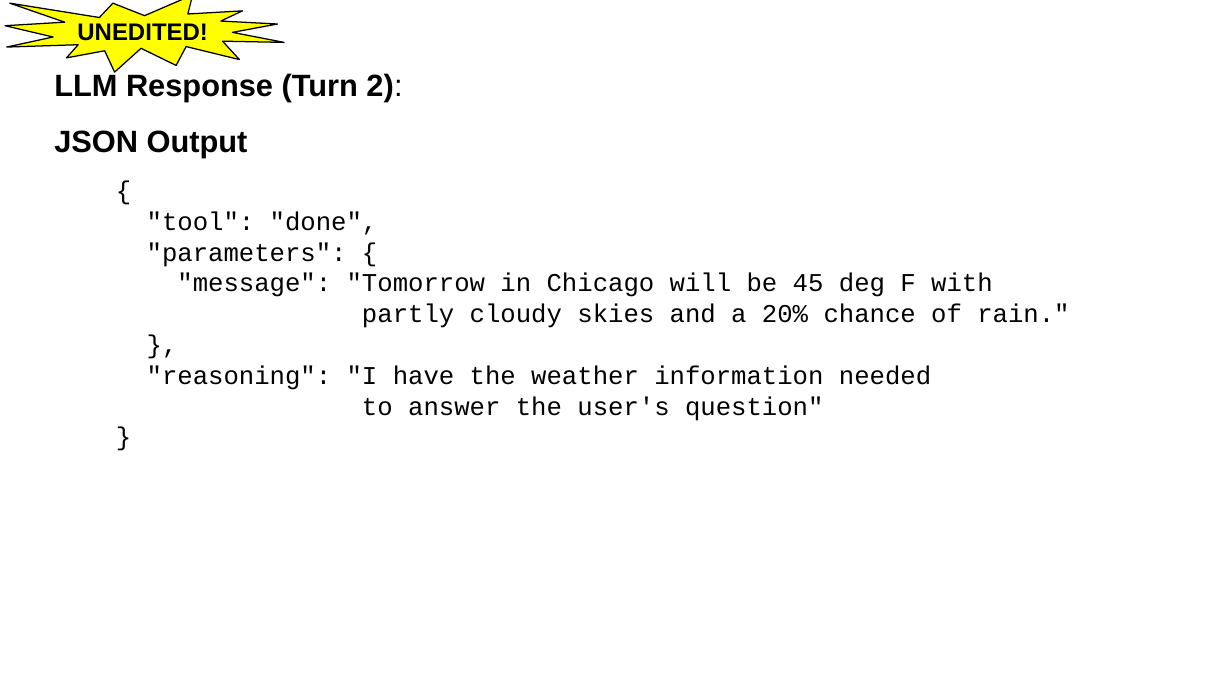
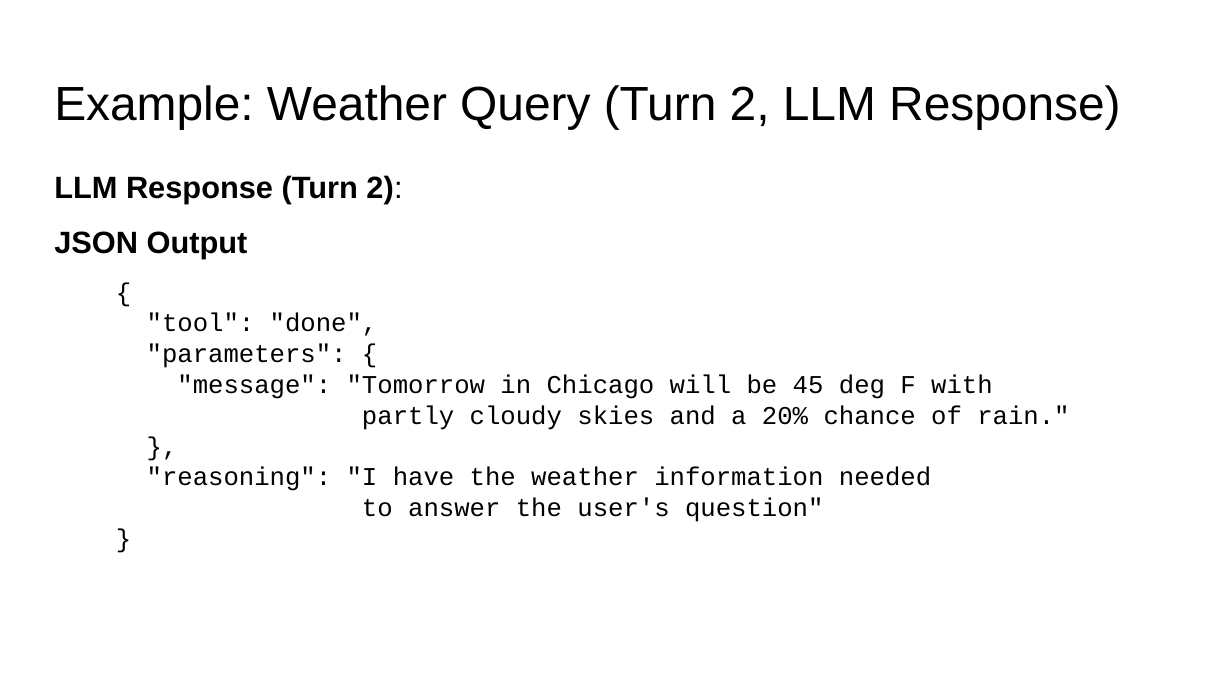
Before and after one commit to dsi-rse/careers-workshop-ai-development, a slide deck: slide 17 of lecture_4/slides/lecture_4.pptx (slide 19 before the commit). Drawn at 1232x693 pixels with LibreOffice and Linux fonts; fonts in the diff are those of the drawing. Boxes give left, top, right and bottom in pixels: in the first picture for what was removed or moved away, otherwise in the second. Text is boxed around its words. In the diff, an @@ line names an element or a change of style, - is before the commit and + after.

```diff
--- a/lecture_4/slides/lecture_4.pptx
+++ b/lecture_4/slides/lecture_4.pptx
@@ irregular seal removed at (x1=5, y1=0, x2=285, y2=73) @@
-UNEDITED!
@@ title added at (x1=54, y1=85, x2=1120, y2=129), 28 pt, text #000000 @@
+Example: Weather Query (Turn 2, LLM Response)
@@ text "LLM Response (Turn 2):" moved from (x1=54, y1=72, x2=1069, y2=421) to (x1=54, y1=175, x2=1069, y2=522) @@
@@ text at (x1=54, y1=175, x2=402, y2=204): less space between paragraphs @@
```
Also in this commit, not shown: 14 other slides changed, 13 slides added, 23 slides removed, 3 other files.
